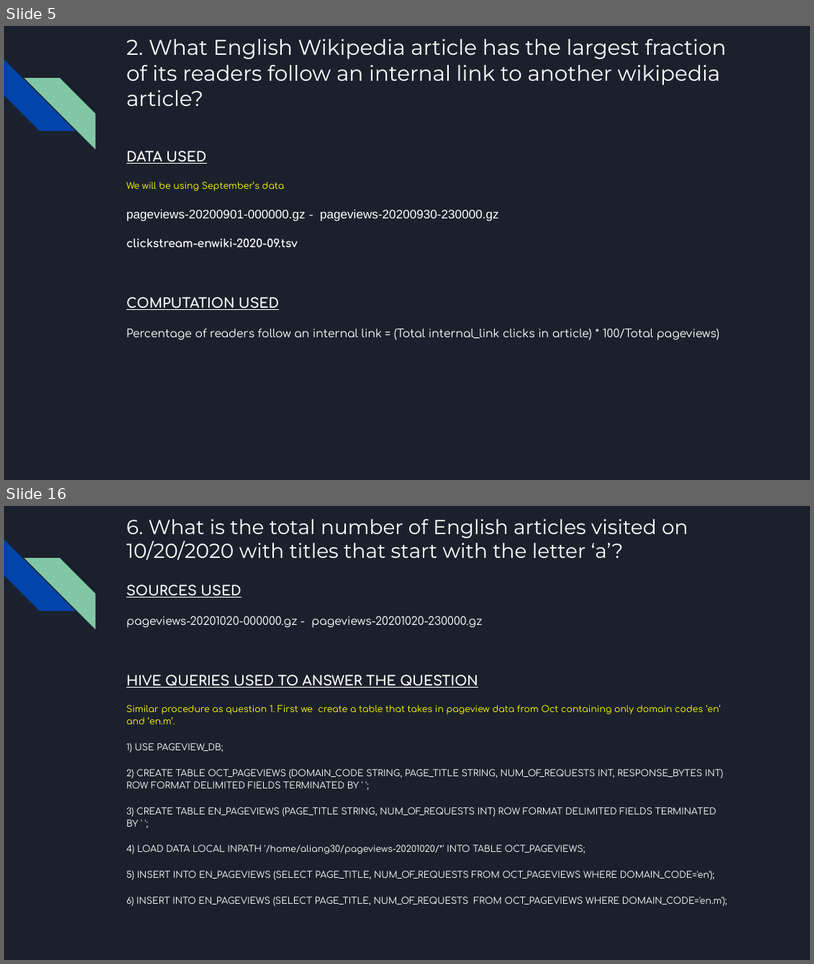
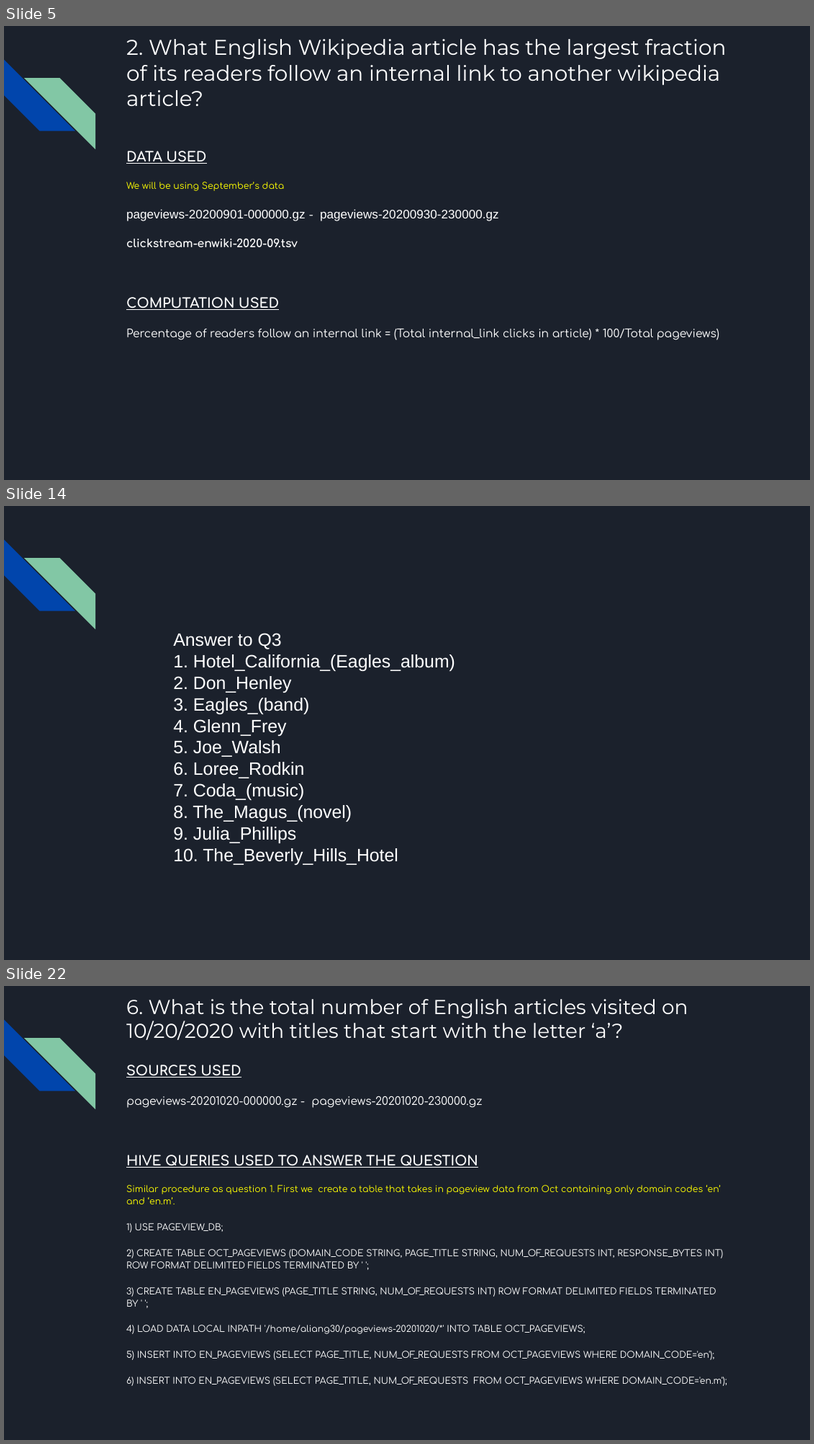
Before and after one commit to AlanLiang1/Project_1, a slide deck: P1 Presentation.pptx. Shown one above the other, each under a label of ours: slides 5 and 16 before the commit, slides 5, 14 and 22 after it; the slides between them are not shown. The pictures are 814x964 and 814x1444 pixels, drawn with LibreOffice and Linux fonts; fonts in the diff are those of the drawing. Boxes give left, top, right and bottom in pixels: in the first picture for what was removed or moved away, otherwise in the second. Text is boxed around its words. In the diff, an @@ line names an element or a change of style, - is before the commit and + after.

```diff
--- a/P1 Presentation.pptx
+++ b/P1 Presentation.pptx
@@ slide 14 added at [4, 506, 810, 960], background #1B212C; not listed: 2 template elements that a slide beside it also shows @@
@@ text added at [173, 633, 455, 865], 16 pt, text #FFFFFF @@
+Answer to Q3
+1. Hotel_California_(Eagles_album)
+2. Don_Henley
+3. Eagles_(band)
+4. Glenn_Frey
+5. Joe_Walsh
+6. Loree_Rodkin
+7. Coda_(music)
+8. The_Magus_(novel)
+9. Julia_Phillips
+10. The_Beverly_Hills_Hotel
@@ what was slide 16 is now slide 22 @@
```
Also in this commit, not shown: 15 slides changed, 5 other slides added, 1 other file.
